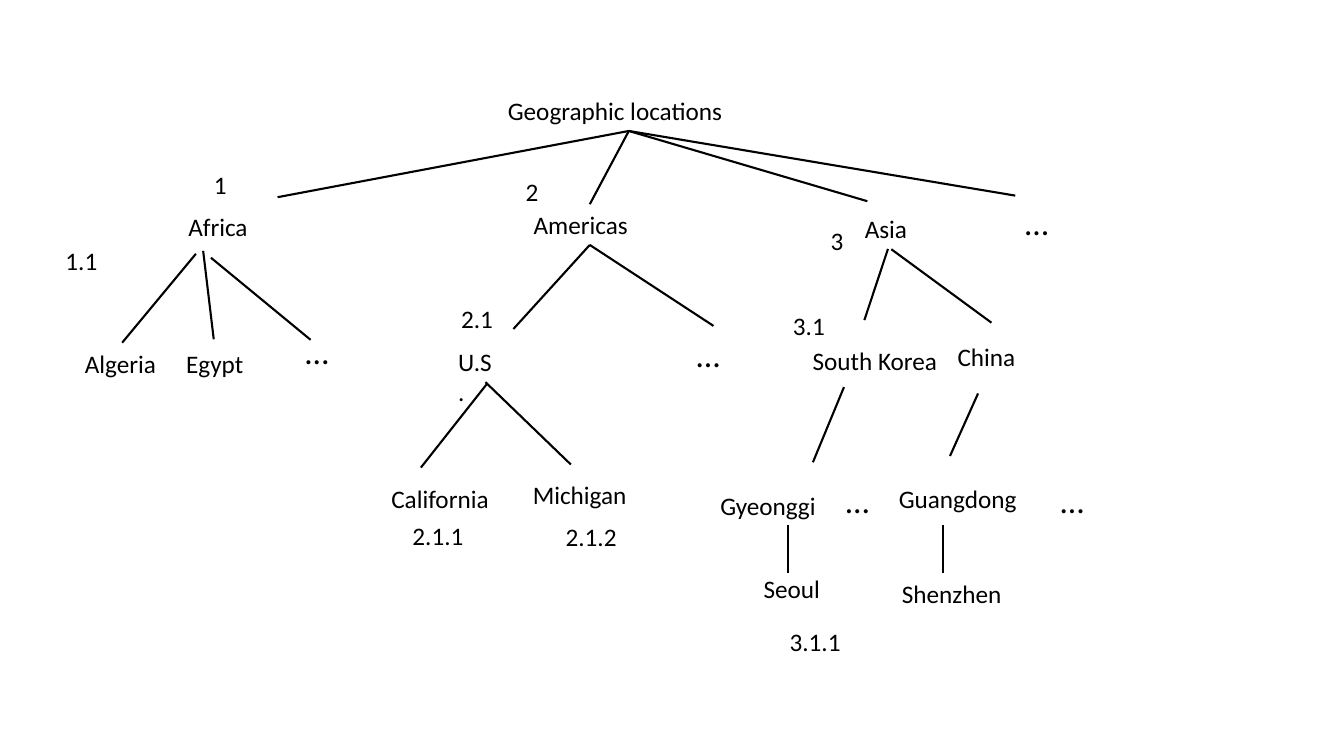
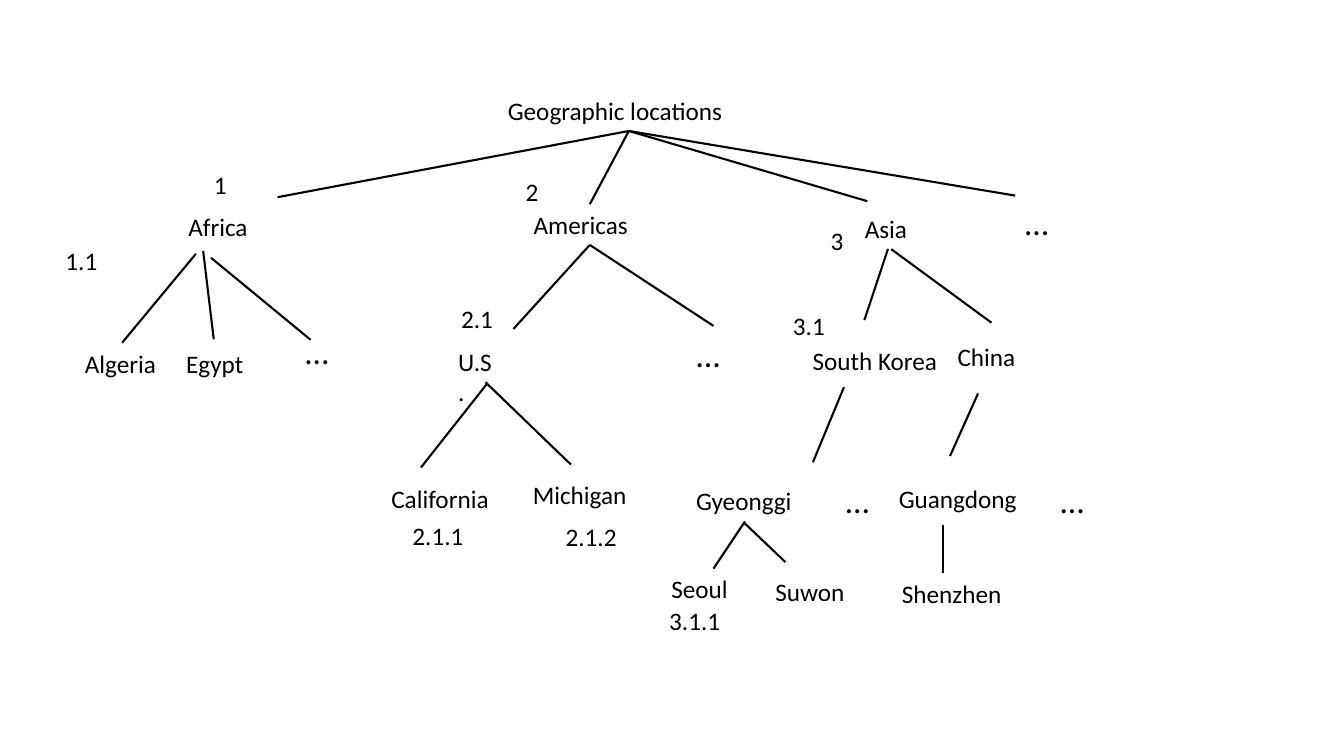
Before and after one commit to jiahenglu/taxonomy, a slide deck: slide 2 of figures/taxonomy.pptx. Drawn at 1344x756 pixels with LibreOffice and Linux fonts; fonts in the diff are those of the drawing. Boxes give left, top, right and bottom in pixels: in the first picture for what was removed or moved away, otherwise in the second. Text is boxed around its words. In the diff, an @@ line names an element or a change of style, - is before the commit and + after.

```diff
--- a/figures/taxonomy.pptx
+++ b/figures/taxonomy.pptx
@@ text "Gyeonggi" moved from (x1=720, y1=497, x2=815, y2=520) to (x1=696, y1=492, x2=791, y2=515) @@
@@ line moved from (788, 525) - (788, 574) to (745, 521) - (714, 569) @@
@@ line added from (745, 523) to (785, 563), #000000 1.5 pt @@
@@ text "Seoul" moved from (x1=764, y1=580, x2=820, y2=598) to (x1=671, y1=580, x2=727, y2=598) @@
@@ text added at (x1=775, y1=584, x2=844, y2=601), 18 pt, text #000000 @@
+Suwon
@@ text "3.1.1" moved from (x1=790, y1=634, x2=841, y2=651) to (x1=669, y1=613, x2=720, y2=630) @@
```
Also in this commit, not shown: 1 slide added, 10 other files.
